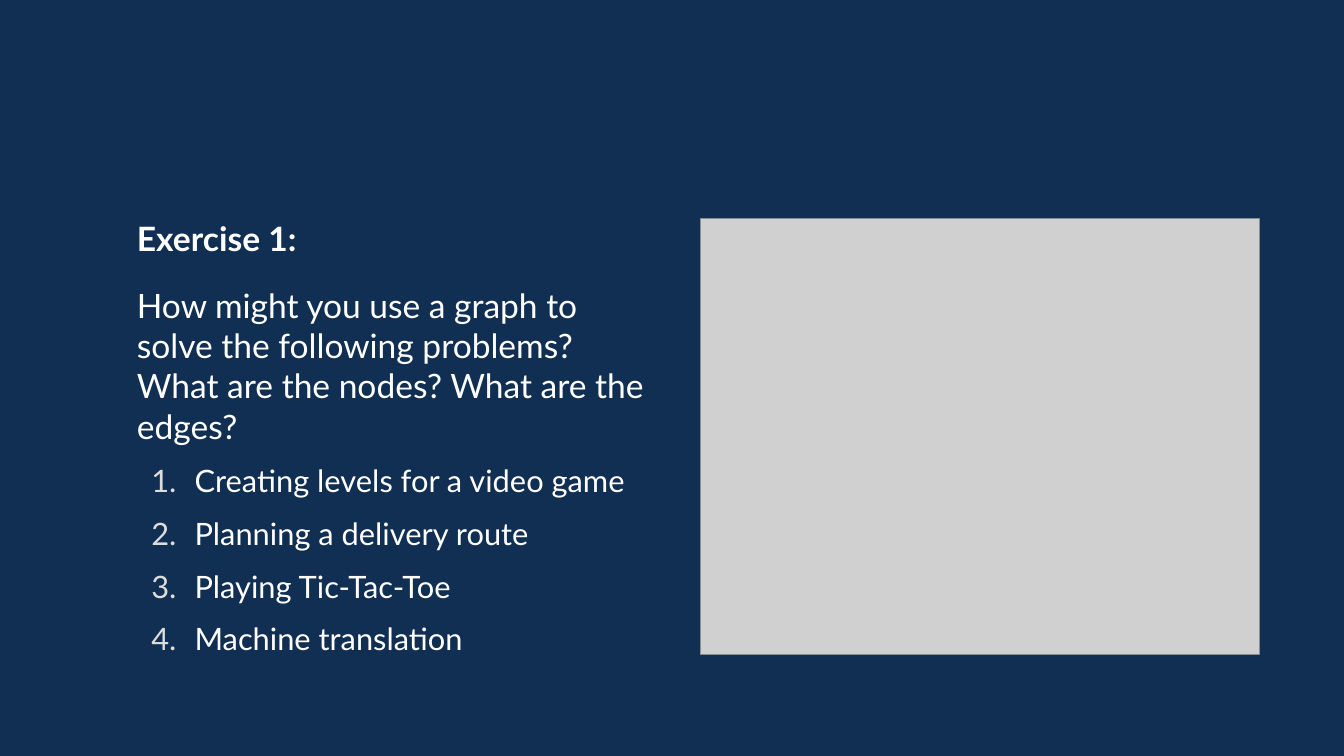
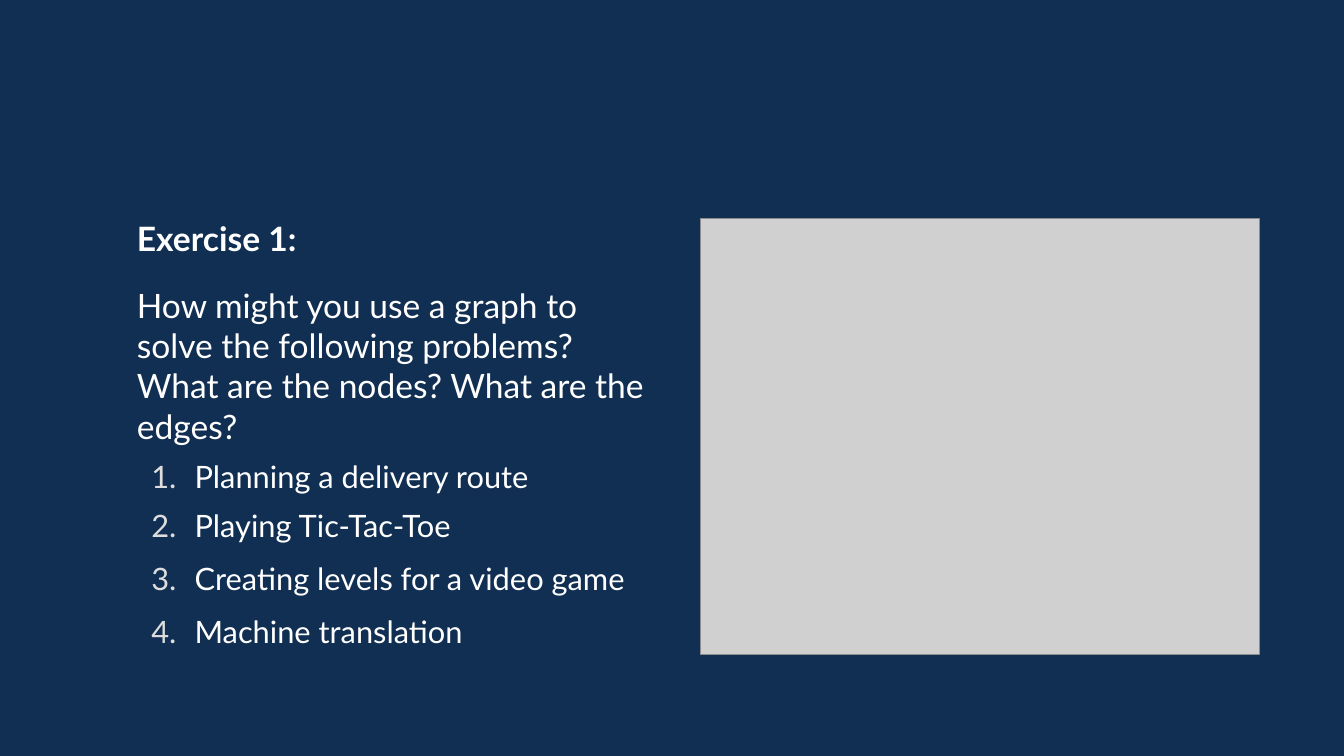
Before and after one commit to davidgundry/maths22-23, a slide deck: slide 6 of slides/maths-9-graph-theory.odp. Drawn at 1344x756 pixels with LibreOffice and Linux fonts; fonts in the diff are those of the drawing; grey boxes stand for pictures. Boxes give left, top, right and bottom in pixels: in the first picture for what was removed or moved away, otherwise in the second. Text is boxed around its words. In the diff, an @@ line names an element or a change of style, - is before the commit and + after.

```diff
--- a/slides/maths-9-graph-theory.odp
+++ b/slides/maths-9-graph-theory.odp
@@ text at bbox=[195, 469, 625, 498]: paragraph removed @@
-  1. Creating levels for a video game
@@ text at bbox=[195, 465, 529, 543]: line spacing 1 to 0.9 @@
@@ text at bbox=[195, 567, 625, 596]: paragraph added @@
+  3. Creating levels for a video game
```
Also in this commit, not shown: 8 other slides changed, 6 slides added, 1 other file.
